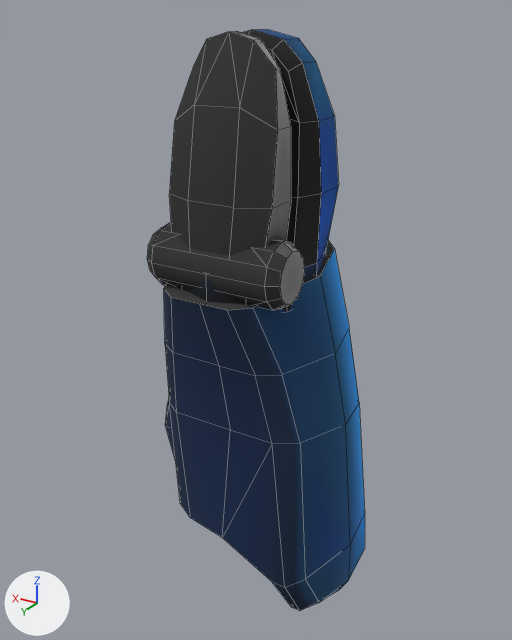
Before and after pictures for a commit that changed the OBJ model servicebot_description/meshes/Forearm_Left.obj.
Rendered twice from a camera (50 mm lens) standing at (-0.168, 0.285, 0.146) and looking at (0.005, -0.002, 0.003). The lights are fixed; the arrows at lower left show +X, +Y and +Z. Mesh edges are drawn as thin lines. Where no turn or scale is listed for an object, it has been applied to the vertices.

In view in the first picture: 'Forearm_Left'.
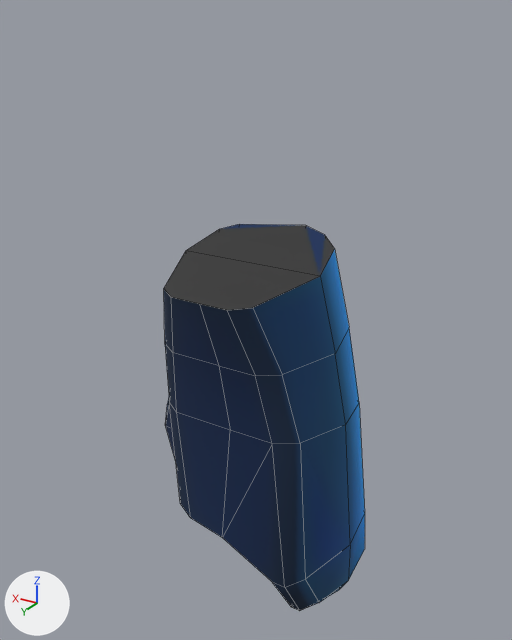
The newer file is also turned or shifted as a whole; pictures and numbers use the older file's frame.

Boxes [x1, y1, x2, y2] around the edits, measured in the pictures (512 x 640 px):
'Forearm_Left', reshaped (8% narrower, 33% shorter): before [147, 29, 365, 611]; after [164, 224, 365, 611]
part 1 of me_forearm_left, deleted (black): before [147, 223, 305, 310]
part 2 of me_forearm_left, deleted: before [182, 29, 339, 312]
part 3 of me_forearm_left, deleted (black): before [169, 31, 291, 256]

The change in detail:
me_forearm_left has 249 vertices, 219 faces and spans x -0.056..0.058, y -0.048..0.046, z -0.15..0.141.
me_forearm_left is used by ob_forearm_left; location (0.0, 0.0, 0.0).
me_forearm_left part 1: the loose piece of 66 vertices spanning x -0.03..0.042, y 0.009..0.039, z 0.024..0.056 is deleted.
me_forearm_left part 2: the loose piece of 63 vertices spanning x -0.03..0.042, y -0.04..0.038, z 0.021..0.141 is deleted.
me_forearm_left part 3: the loose piece of 41 vertices spanning x -0.021..0.034, y 0.007..0.036, z 0.042..0.14 is deleted.
